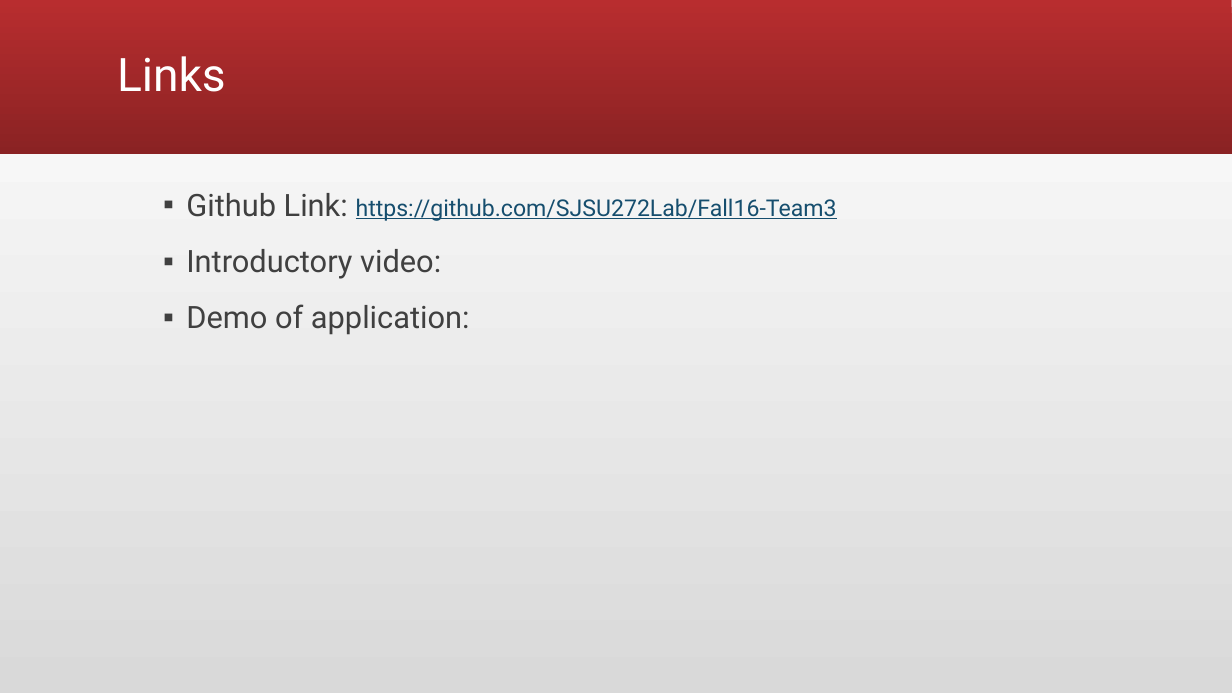
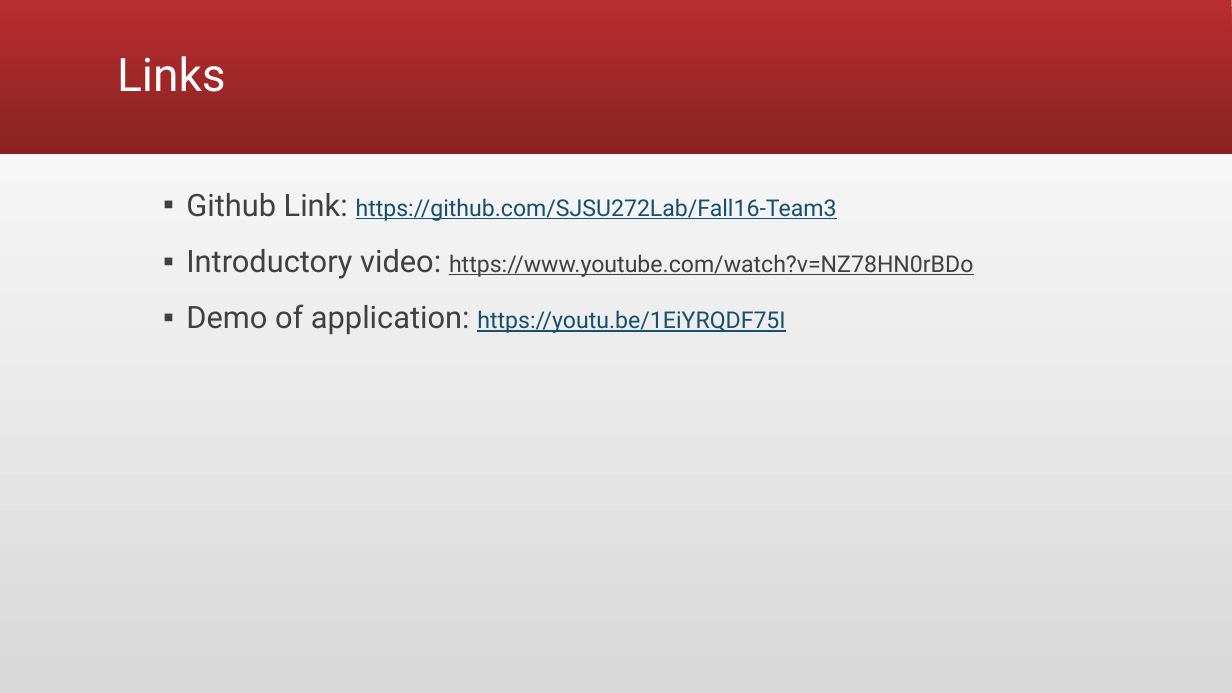
Before and after one commit to SJSU272Lab/CleverCare, a slide deck: slide 7 of Artifacts/CleverCare_team3_presentation.pptx. Drawn at 1232x693 pixels with LibreOffice and Linux fonts; fonts in the diff are those of the drawing. Boxes give left, top, right and bottom in pixels: in the first picture for what was removed or moved away, otherwise in the second. Text is boxed around its words. In the diff, an @@ line names an element or a change of style, - is before the commit and + after.

```diff
--- a/Artifacts/CleverCare_team3_presentation.pptx
+++ b/Artifacts/CleverCare_team3_presentation.pptx
@@ text at (186, 249, 973, 335): text changed; size 24 to 18 pt @@
-▪ Introductory video:
-▪ Demo of application:
+▪ Introductory video: https://www.youtube.com/watch?v=NZ78HN0rBDo
+▪ Demo of application: https://youtu.be/1EiYRQDF75I
```
Also in this commit, not shown: 1 other slide changed.
